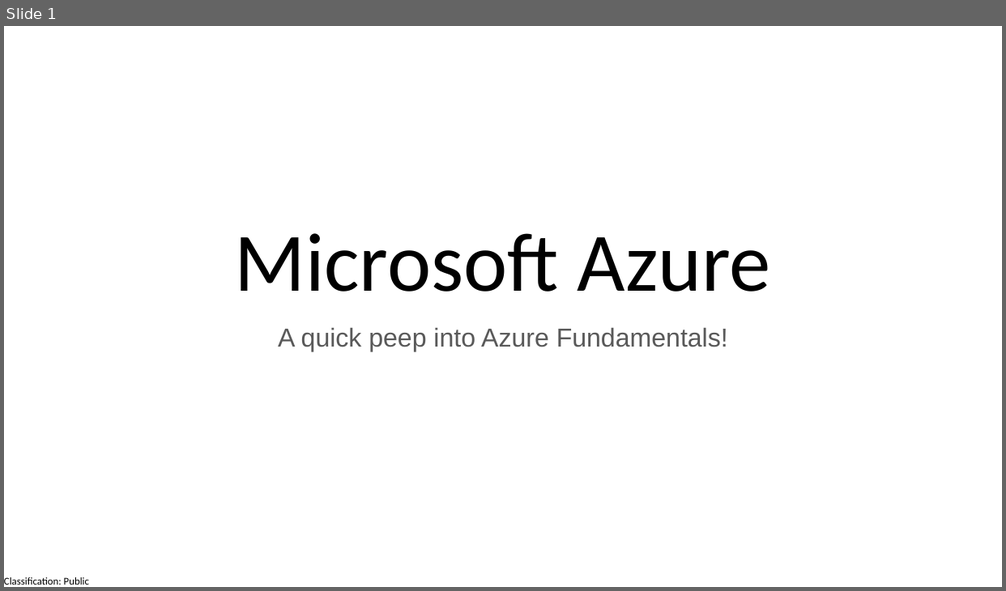
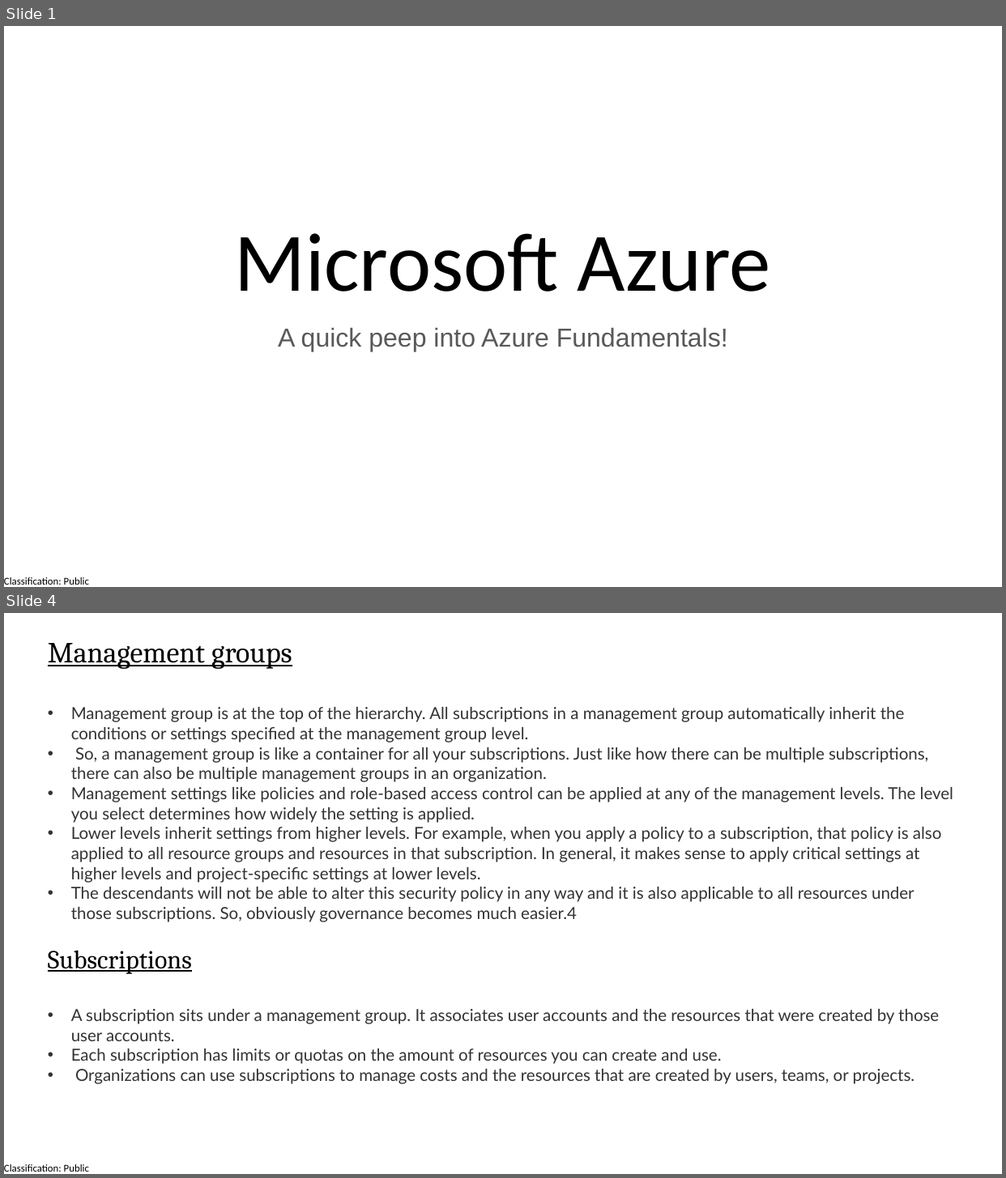
Before and after one commit to manaswiniray/Maersk.Azure.Practice, a slide deck: Microsoft Azure.pptx. Shown one above the other, each under a label of ours: slide 1 before the commit, slides 1 and 4 after it; the slides between them are not shown. The pictures are 1006x591 and 1006x1178 pixels, drawn with LibreOffice and Linux fonts; fonts in the diff are those of the drawing. Boxes give left, top, right and bottom in pixels: in the first picture for what was removed or moved away, otherwise in the second. Text is boxed around its words. In the diff, an @@ line names an element or a change of style, - is before the commit and + after.

```diff
--- a/Microsoft Azure.pptx
+++ b/Microsoft Azure.pptx
@@ slide 4 added at (4, 613, 1002, 1174), background #FFFFFF; not listed: 1 template element that a slide beside it also shows @@
@@ text added at (48, 643, 953, 1084), 16 pt, text #333333 @@
+Management groups
+• Management group is at the top of the hierarchy. All subscriptions in a management group automatically inherit the conditions or settings specified at the management group level.
+• So, a management group is like a container for all your subscriptions. Just like how there can be multiple subscriptions, there can also be multiple management groups in an organization.
+• Management settings like policies and role-based access control can be applied at any of the management levels. The level you select determines how widely the setting is applied.
+• Lower levels inherit settings from higher levels. For example, when you apply a policy to a subscription, that policy is also applied to all resource groups and resources in that subscription. In general, it makes sense to apply critical settings at higher levels and project-specific settings at lower levels.
+• The descendants will not be able to alter this security policy in any way and it is also applicable to all resources under those subscriptions. So, obviously governance becomes much easier.4
+Subscriptions
+• A subscription sits under a management group. It associates user accounts and the resources that were created by those user accounts.
+• Each subscription has limits or quotas on the amount of resources you can create and use.
+• Organizations can use subscriptions to manage costs and the resources that are created by users, teams, or projects.
```
Also in this commit, not shown: 7 other slides added, 1 slide removed.
